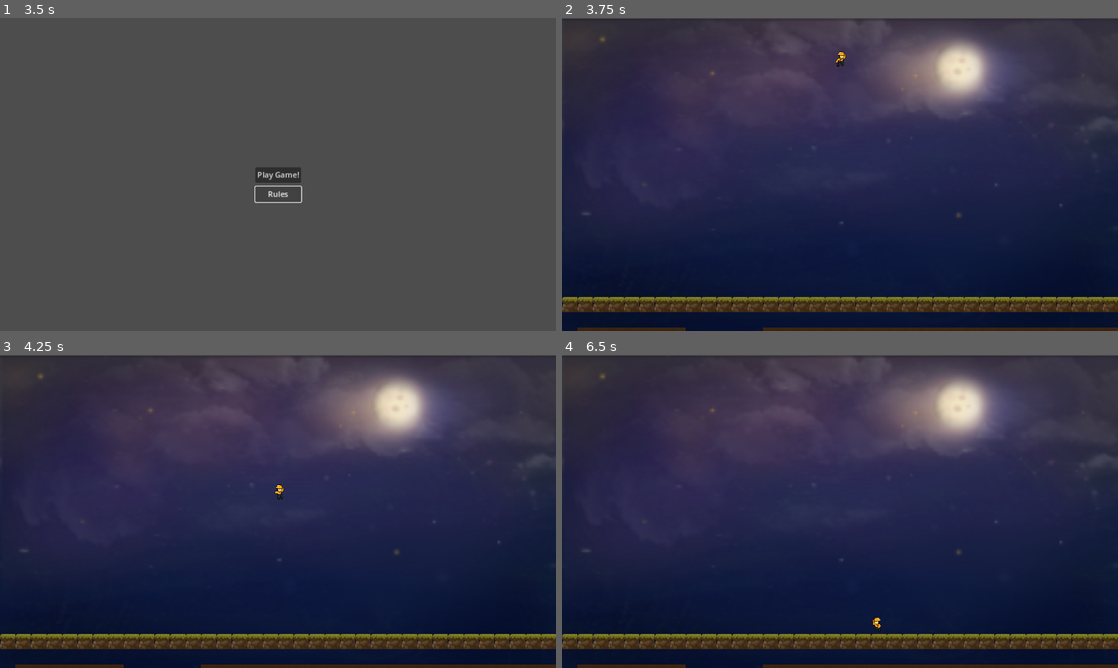
Above: before the commit, frames 1-4 (two rows, left to right).
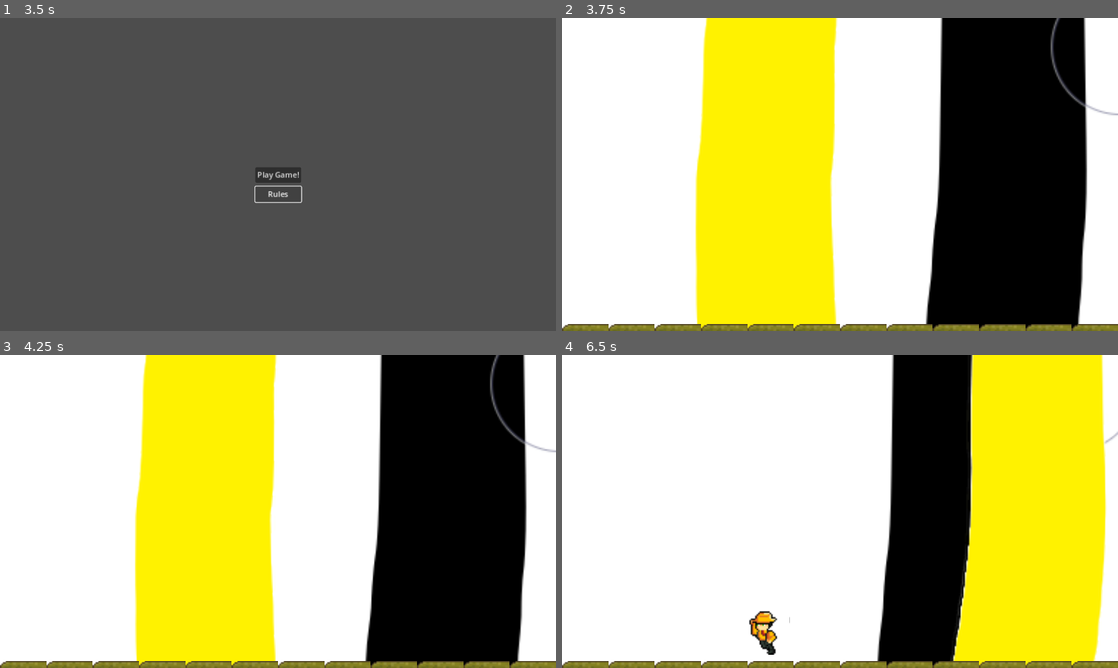
Above: after the commit, the same moments.

Repository: Ruilesser/GamePop
Game: Godot game, scene res://scenes/game/Start_Menu.tscn
Two runs of this game, one before a commit and one after it. Both use one fixed random seed, a clock stepped at 60 frames per second and the inputs below.
Inputs:
- Up to frame 1 (3.5 s): click "Rules" at 0.5 s; tap Enter (ui_accept) at 1.25, 1.52, 2, 2.27, 2.75 s; hold Right (ui_right) 1.28-2.78 s; hold Left (ui_left) from 2.78 s (still down)
- Up to frame 2 (3.75 s): release Left (ui_left) at 3.5 s; click "Play Game!" at 3.5 s
- Up to frame 3 (4.25 s): no input
- Up to frame 4 (6.5 s): hold Right (ui_right) 4.28-5.78 s; tap Enter (ui_accept) at 4.52, 5.27, 6.02 s; hold Left (ui_left) from 5.78 s (still down)

Frame 1 is identical in both runs. In frame 2, 100% of the frame differs, in the area x 0-100%, y 0-100%; in frame 3, 100%; in frame 4, 100%.

Commit message:
parallax + zoom

Diff:
--- a/scenes/game/Game.tscn
+++ b/scenes/game/Game.tscn
@@ -1,9 +1,11 @@
-[gd_scene load_steps=7 format=4 uid="uid://wl11sgkxst1s"]
+[gd_scene load_steps=9 format=4 uid="uid://wl11sgkxst1s"]
 
 [ext_resource type="Texture2D" uid="uid://cihu3qwi3nwtr" path="res://assets/backgrounds/full_moon.png" id="1_6lqnc"]
 [ext_resource type="Texture2D" uid="uid://bf2dmwth6kibw" path="res://assets/tilesets/TX Tileset Ground.png" id="2_jpc7x"]
 [ext_resource type="PackedScene" uid="uid://dud8oki321fc6" path="res://scenes/player/Player.tscn" id="3_c4gvi"]
 [ext_resource type="Script" path="res://scenes/game/player_follow.gd" id="3_u4hmd"]
+[ext_resource type="Texture2D" uid="uid://bm0a7ol2f3mm" path="res://assets/backgrounds/Untitled1.png" id="5_glk7o"]
+[ext_resource type="Texture2D" uid="uid://dfluwtfalo5cq" path="res://assets/backgrounds/Untitled_w_trans.png" id="6_3h6ys"]
 
 [sub_resource type="TileSetAtlasSource" id="TileSetAtlasSource_kwctc"]
 texture = ExtResource("2_jpc7x")
@@ -348,6 +350,8 @@
 
 [node name="Camera2D" type="Camera2D" parent="."]
 position = Vector2(576, 323)
+offset = Vector2(0, 150)
+zoom = Vector2(3, 3)
 script = ExtResource("3_u4hmd")
 player = NodePath("../Player")
 
@@ -357,6 +361,7 @@
 tile_set = SubResource("TileSet_7ve3i")
 
 [node name="TextureRect" type="TextureRect" parent="Camera2D"]
+visible = false
 z_index = -1
 anchors_preset = 15
 anchor_right = 1.0
@@ -369,9 +374,27 @@
 grow_vertical = 2
 texture = ExtResource("1_6lqnc")
 
-[node name="CanvasLayer" type="CanvasLayer" parent="Camera2D"]
-layer = -1
-follow_viewport_enabled = true
-
 [node name="Player" parent="." instance=ExtResource("3_c4gvi")]
 position = Vector2(64, 71)
+
+[node name="Node" type="Node" parent="."]
+
+[node name="Parallax2D" type="Parallax2D" parent="Node"]
+z_index = -2
+scroll_scale = Vector2(0.1, 0)
+scroll_offset = Vector2(576, 323)
+repeat_size = Vector2(1416, 0)
+autoscroll = Vector2(2, 0)
+
+[node name="bottom layer" type="Sprite2D" parent="Node/Parallax2D"]
+texture = ExtResource("5_glk7o")
+
+[node name="Parallax2D2" type="Parallax2D" parent="Node"]
+z_index = -2
+scroll_scale = Vector2(1, 0)
+scroll_offset = Vector2(576, 323)
+repeat_size = Vector2(1416, 0)
+autoscroll = Vector2(2, 0)
+
+[node name="top layer" type="Sprite2D" parent="Node/Parallax2D2"]
+texture = ExtResource("6_3h6ys")
--- a/scenes/game/player_follow.gd
+++ b/scenes/game/player_follow.gd
@@ -16,13 +16,13 @@
 	if (player):
 		player_node = get_node(player)
 	var delta_position = global_position.x -player_node.global_position.x
-	if (200>abs(delta_position) and abs(delta_position) >= 150):
-		global_position.x += (abs(delta_position) - 200)/30 * sign(player_node.velocity.x)
+	if (66>abs(delta_position) and abs(delta_position) >= 50):
+		global_position.x += (abs(delta_position) - 66)/30 * sign(player_node.velocity.x)
 		print("middle left/right")
-	elif (abs(delta_position)>200):
-		global_position.x = player_node.global_position.x - 200* sign(player_node.velocity.x)
+	elif (abs(delta_position)>66):
+		global_position.x = player_node.global_position.x - 66* sign(player_node.velocity.x)
 		print("edge")
-	if (player_node.movement_state == 0 and abs(delta_position) >= 100):
+	if (player_node.movement_state == 0 and abs(delta_position) >= 33):
 		print(player_node.direction)
-		global_position.x = move_toward(global_position.x,player_node.global_position.x - 100,5)
+		global_position.x = move_toward(global_position.x,player_node.global_position.x - 33,2)
 		print("not moving")
Binary file added: assets/backgrounds/Untitled.png
Not shown, added: assets/backgrounds/Untitled.png.import
Binary file added: assets/backgrounds/Untitled1.png
Not shown, added: assets/backgrounds/Untitled1.png.import
Binary file added: assets/backgrounds/Untitled_w_trans.png
Not shown, added: assets/backgrounds/Untitled_w_trans.png.import
